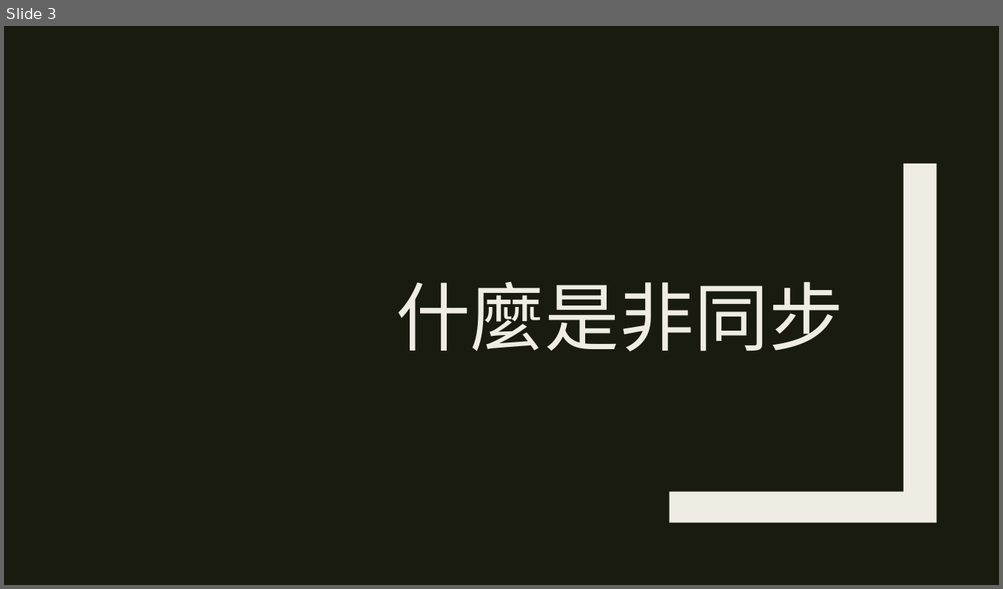
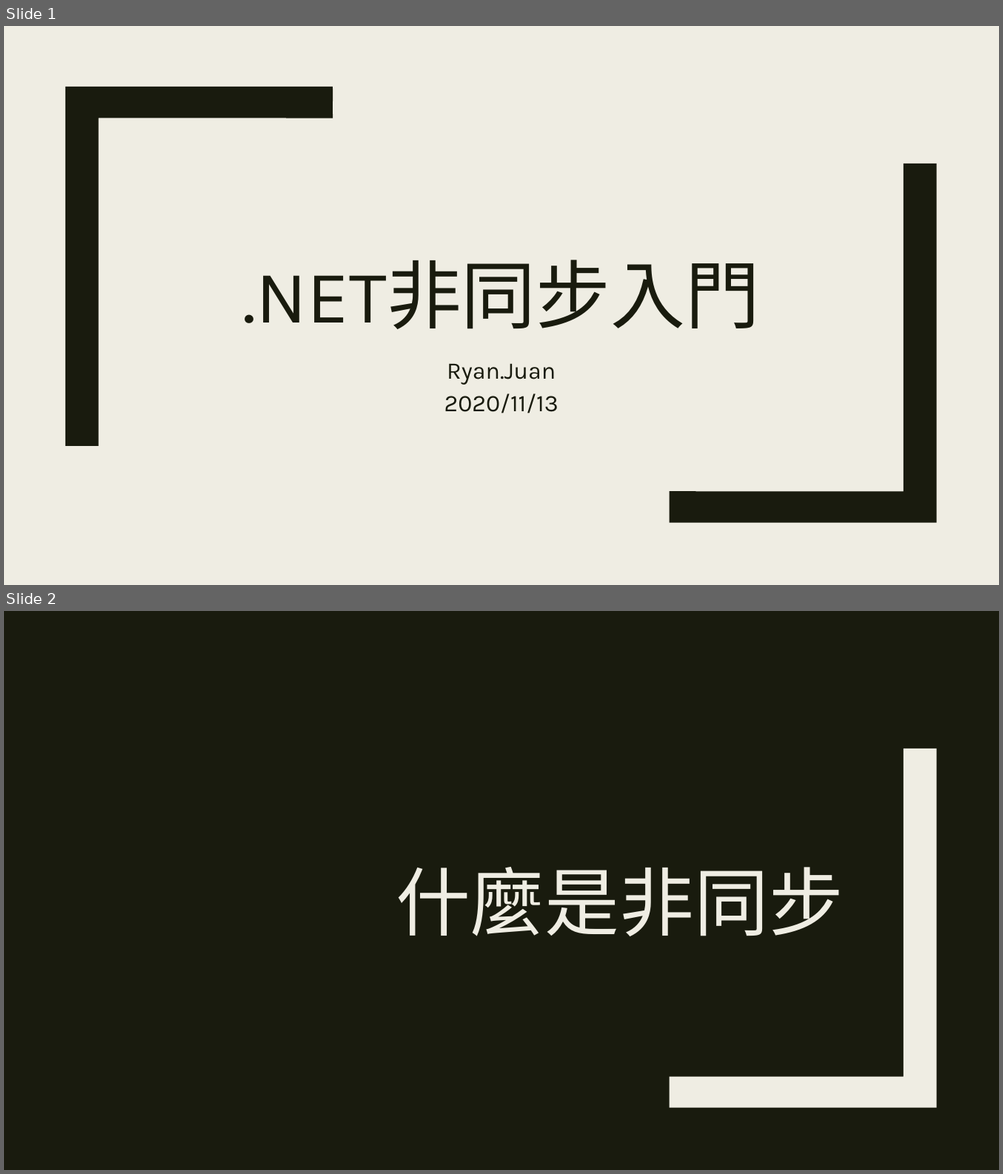
Before and after one commit to ryans610/.NET-Async-Basic, a slide deck: .NET非同步入門.pptx. Shown one above the other, each under a label of ours: slide 3 before the commit, slides 1 and 2 after it. The pictures are 1003x589 and 1003x1174 pixels, drawn with LibreOffice and Linux fonts; fonts in the diff are those of the drawing. Boxes give left, top, right and bottom in pixels: in the first picture for what was removed or moved away, otherwise in the second. Text is boxed around its words. In the diff, an @@ line names an element or a change of style, - is before the commit and + after.

```diff
--- a/.NET非同步入門.pptx
+++ b/.NET非同步入門.pptx
@@ slide 1 added at <box>4,26,999,585</box>, background #EFEDE3 @@
@@ freeform shape added at <box>65,87,333,446</box>, fill #191B0E @@
@@ freeform shape added at <box>669,164,936,523</box>, fill #191B0E @@
@@ title added at <box>243,260,760,329</box>, 72 pt, text #191B0E @@
+.NET非同步入門
@@ subtitle added at <box>444,363,558,414</box>, 23 pt, text #191B0E @@
+Ryan.Juan
+2020/11/13
@@ what was slide 3 is now slide 2 @@
```
Also in this commit, not shown: 5 slides changed, 13 other slides added, 2 slides removed, 4 other files.
